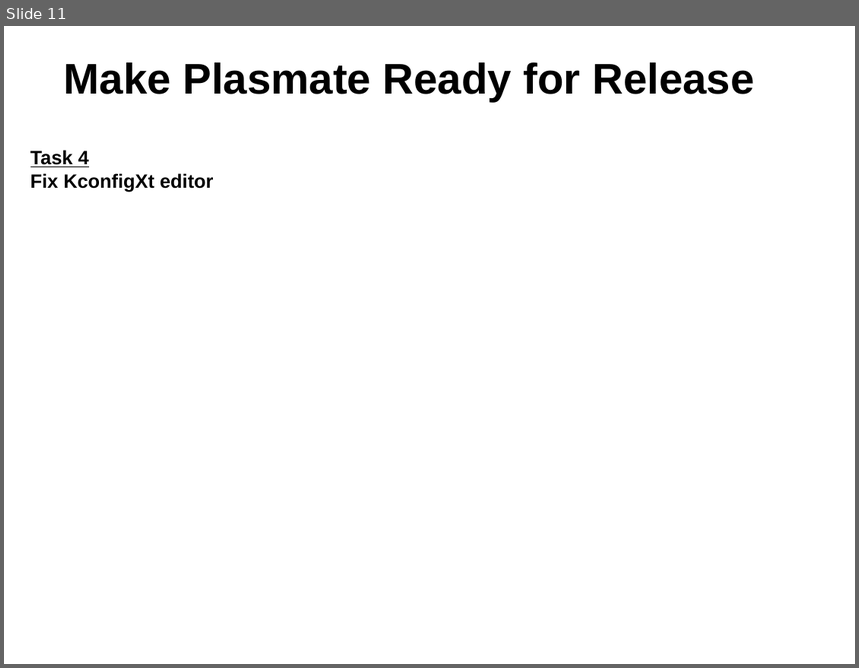
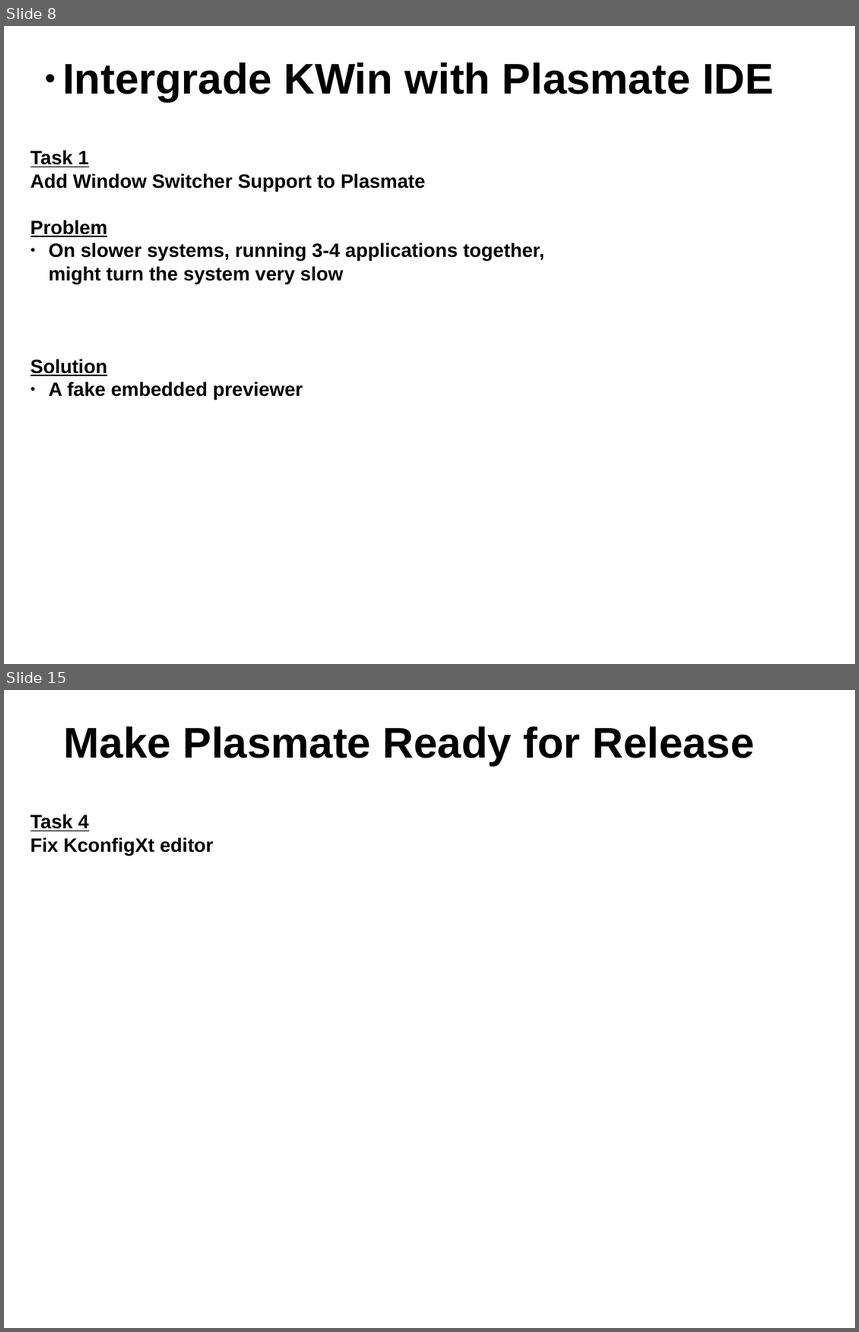
Before and after one commit to gtsiap/presenations, a slide deck: openSUSE gr Summer Camp 2012/plasmate.odp. Shown one above the other, each under a label of ours: slide 11 before the commit, slides 8 and 15 after it; the slides between them are not shown. The pictures are 859x668 and 859x1332 pixels, drawn with LibreOffice and Linux fonts; fonts in the diff are those of the drawing; background and template pictures are left out. Boxes give left, top, right and bottom in pixels: in the first picture for what was removed or moved away, otherwise in the second. Text is boxed around its words. In the diff, an @@ line names an element or a change of style, - is before the commit and + after.

Commit message:
Finish the slides regarding the gsoc project "Intergrade KWin with Plasmate IDE"

```diff
--- a/openSUSE gr Summer Camp 2012/plasmate.odp
+++ b/openSUSE gr Summer Camp 2012/plasmate.odp
@@ slide 8 added at <box>4,26,855,664</box>, background picture (left out) @@
@@ text added at <box>63,62,774,102</box>, 40 pt, text #000000, bold @@
+● Intergrade KWin with Plasmate IDE
@@ text added at <box>31,150,544,401</box>, 18 pt, text #000000, bold @@
+Task 1
+Add Window Switcher Support to Plasmate
+Problem
+● On slower systems, running 3-4 applications together,
+  might turn the system very slow
+Solution
+● A fake embedded previewer
@@ what was slide 11 is now slide 15 @@
```
Also in this commit, not shown: 4 slides changed, 3 other slides added.
